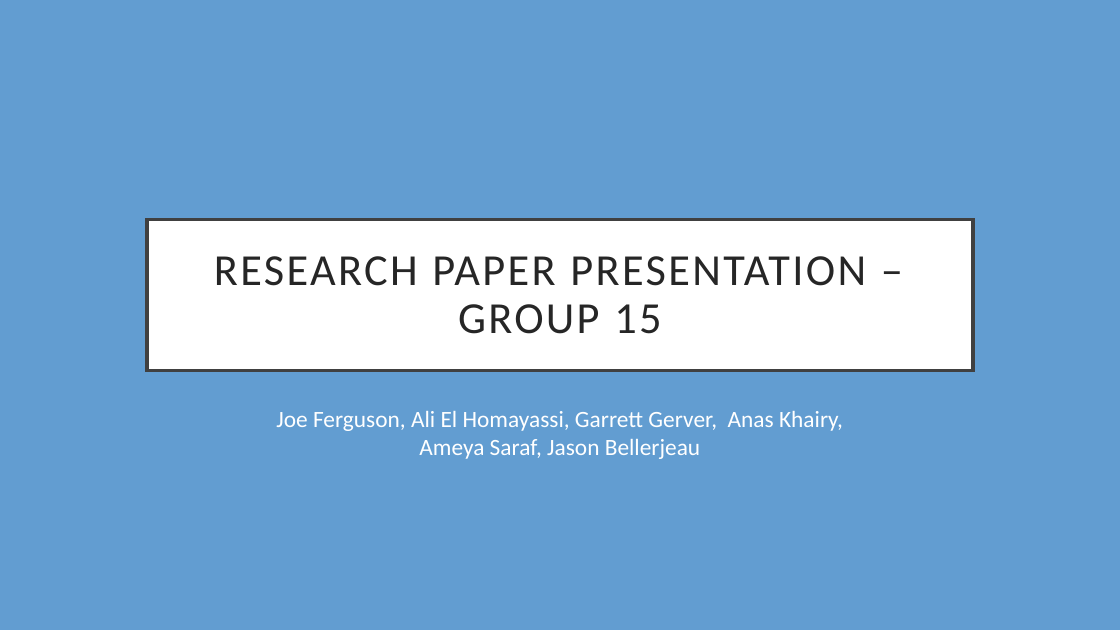
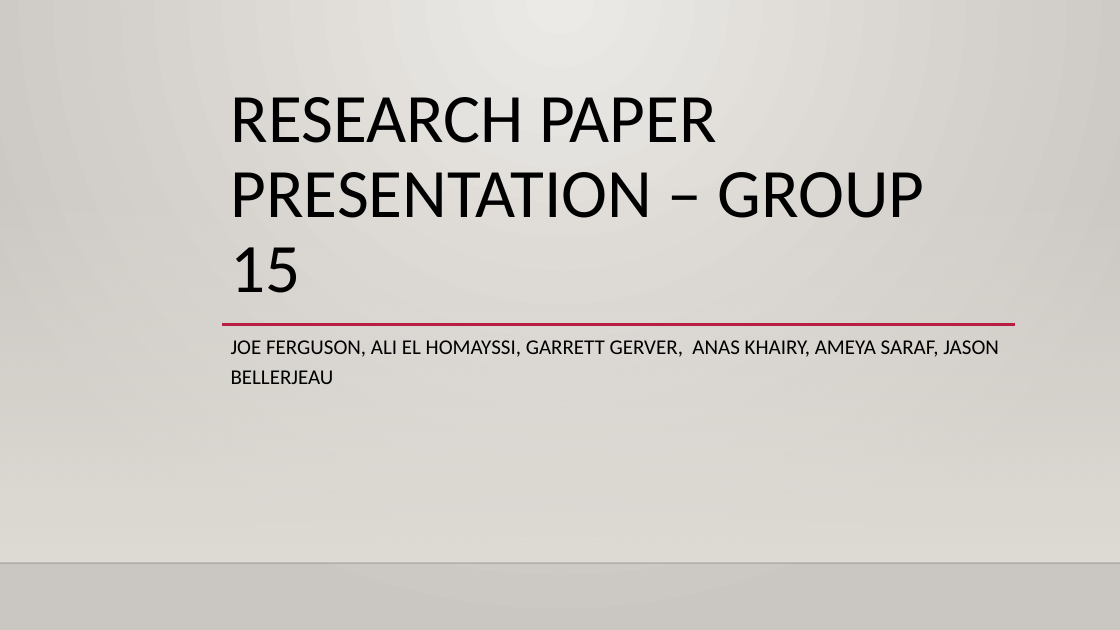
Before and after one commit to JosephAFerguson/SoftwareEngProject, a slide deck: slide 1 of Presentation_ResearchPaper/Group15Presentation.pptx. Drawn at 1120x630 pixels with LibreOffice and Linux fonts; fonts in the diff are those of the drawing; background and template pictures are left out. Boxes give left, top, right and bottom in pixels: in the first picture for what was removed or moved away, otherwise in the second. Text is boxed around its words. In the diff, an @@ line names an element or a change of style, - is before the commit and + after.

```diff
--- a/Presentation_ResearchPaper/Group15Presentation.pptx
+++ b/Presentation_ResearchPaper/Group15Presentation.pptx
@@ background #629DD1 to gradient #ECEAE7 to #CAC7C1 @@
@@ title "RESEARCH PAPER PRESENTATION – GROUP ..." moved from (x1=147, y1=219, x2=973, y2=371) to (x1=231, y1=97, x2=925, y2=293) @@
@@ title "RESEARCH PAPER PRESENTATION – GROUP ..." at (x1=231, y1=97, x2=925, y2=293): size 38 to 59.4 pt, text colour #262626 to #000000, letter spacing 2 to 0 pt; alignment centre to left; vertical alignment middle to bottom; fill #FFFFFF to none; outline #404040 3 pt to none @@
@@ rectangle added at (x1=0, y1=186, x2=1120, y2=563), fill gradient #DFDBD5 @@
@@ line added from (222, 324) to (1016, 324), #B71E42 2.5 pt @@
@@ subtitle at (x1=231, y1=340, x2=999, y2=384): text changed; size 20 to 18 pt; text colour #FFFFFF to #000000 @@
-Joe Ferguson, Ali El Homayassi, Garrett Gerver, Anas Khairy, Ameya Saraf, Jason Bellerjeau
+JOE FERGUSON, ALI EL HOMAYSSI, GARRETT GERVER, ANAS KHAIRY, AMEYA SARAF, JASON BELLERJEAU
@@ line added from (0, 563) to (1120, 563), #000001 1 pt @@
```
Also in this commit, not shown: 3 other slides changed, 15 slides added, 4 other files.
